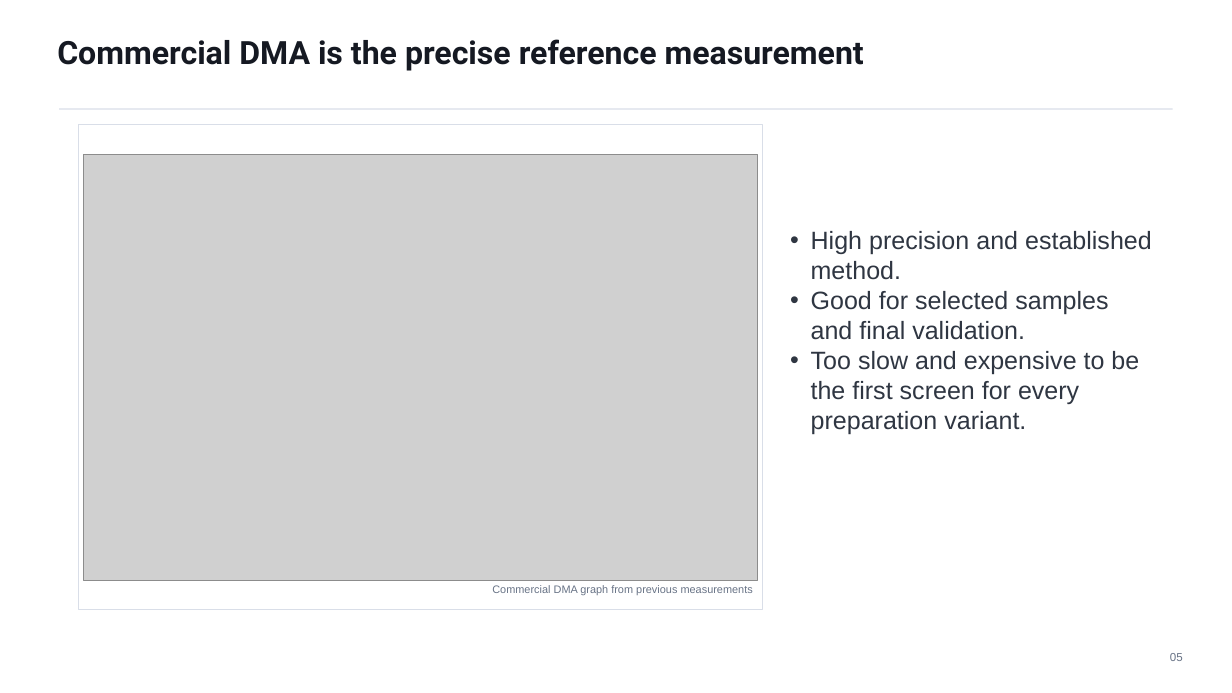
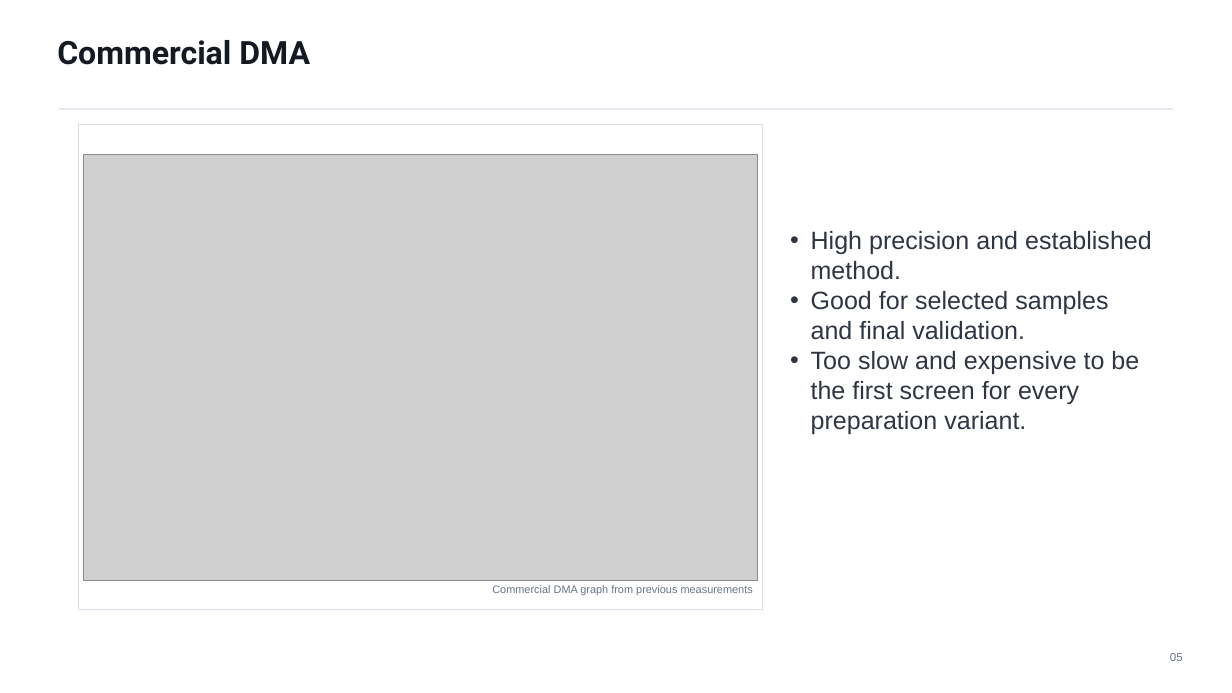
Before and after one commit to MMMM2000/PyPlot, a slide deck: slide 5 of docs/assets/presentations/mini_dma_colloquium_2026-05-21_revised.pptx. Drawn at 1232x693 pixels with LibreOffice and Linux fonts; fonts in the diff are those of the drawing; grey boxes stand for pictures. Boxes give left, top, right and bottom in pixels: in the first picture for what was removed or moved away, otherwise in the second. Text is boxed around its words. In the diff, an @@ line names an element or a change of style, - is before the commit and + after.

```diff
--- a/docs/assets/presentations/mini_dma_colloquium_2026-05-21_revised.pptx
+++ b/docs/assets/presentations/mini_dma_colloquium_2026-05-21_revised.pptx
@@ text at (x1=57, y1=40, x2=310, y2=65): text changed @@
-Commercial DMA is the precise reference measurement
+Commercial DMA
```
Also in this commit, not shown: 4 other slides changed.
